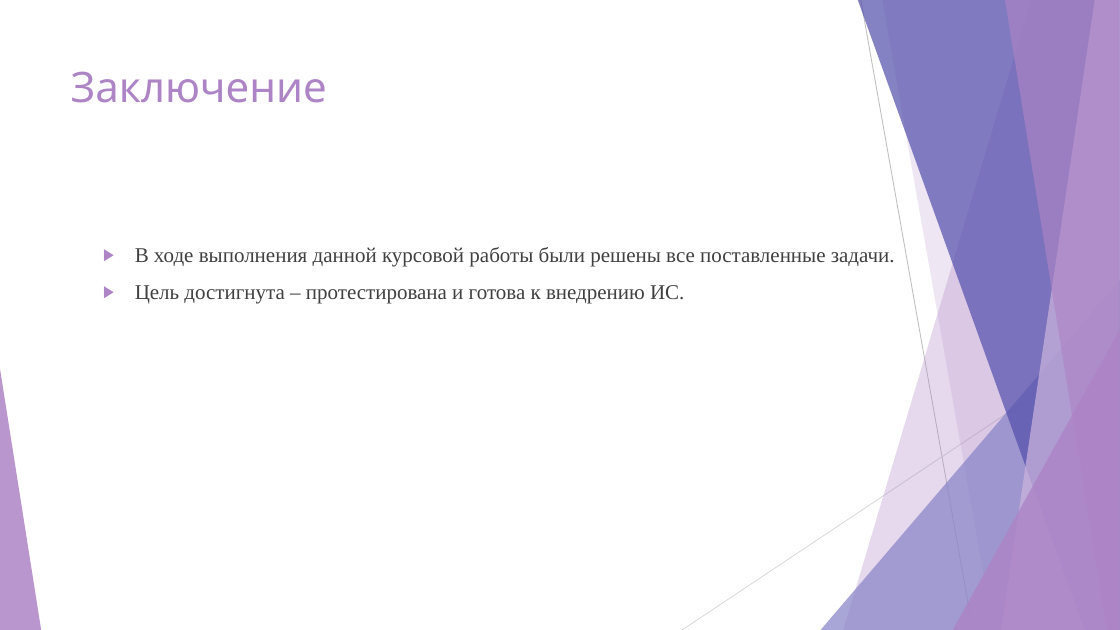
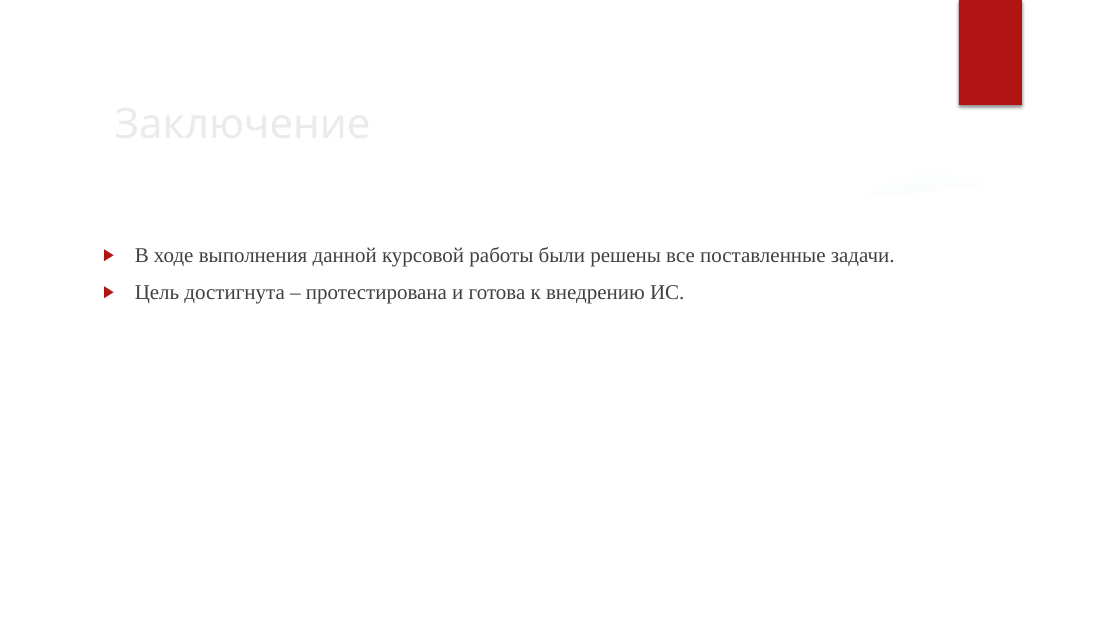
Before and after one commit to nefir2/kur, a slide deck: slide 13 of well, this is mine/presentation/remake to mine presentation/presentation.pptx. Drawn at 1120x630 pixels with LibreOffice and Linux fonts; fonts in the diff are those of the drawing; background and template pictures are left out. Boxes give left, top, right and bottom in pixels: in the first picture for what was removed or moved away, otherwise in the second. Text is boxed around its words. In the diff, an @@ line names an element or a change of style, - is before the commit and + after.

```diff
--- a/well, this is mine/presentation/remake to mine presentation/presentation.pptx
+++ b/well, this is mine/presentation/remake to mine presentation/presentation.pptx
@@ group added at (0, 0, 1120, 630): 3 ellipses, 3 freeform shapes @@
@@ rectangle added at (959, 0, 1022, 105), fill #B01513 @@
@@ title "Заключение": place and size @@
-title "Заключение" at (71, 71, 327, 103)
+title "Заключение" at (106, 89, 917, 154)
@@ title "Заключение" at (106, 89, 917, 154): font Cabin to League Spartan, text colour #AD84C6 to #EBEBEB; vertical alignment top to middle @@
@@ text "В ходе выполнения данной курсовой ..." at (135, 247, 895, 304): bullet colour #AD84C6 to #B01513 @@
@@ group removed at (0, 0, 1120, 630): 5 freeform shapes, 3 triangles, 2 lines @@
```
Also in this commit, not shown: 13 other slides changed, 1 other file.
